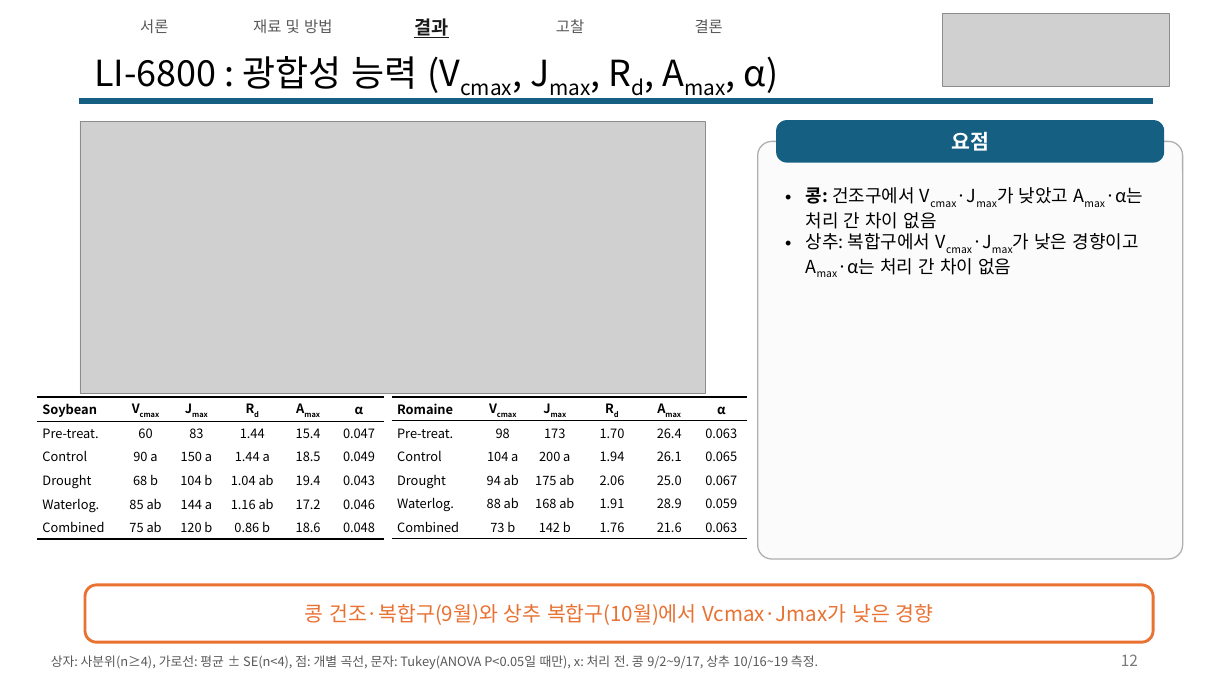
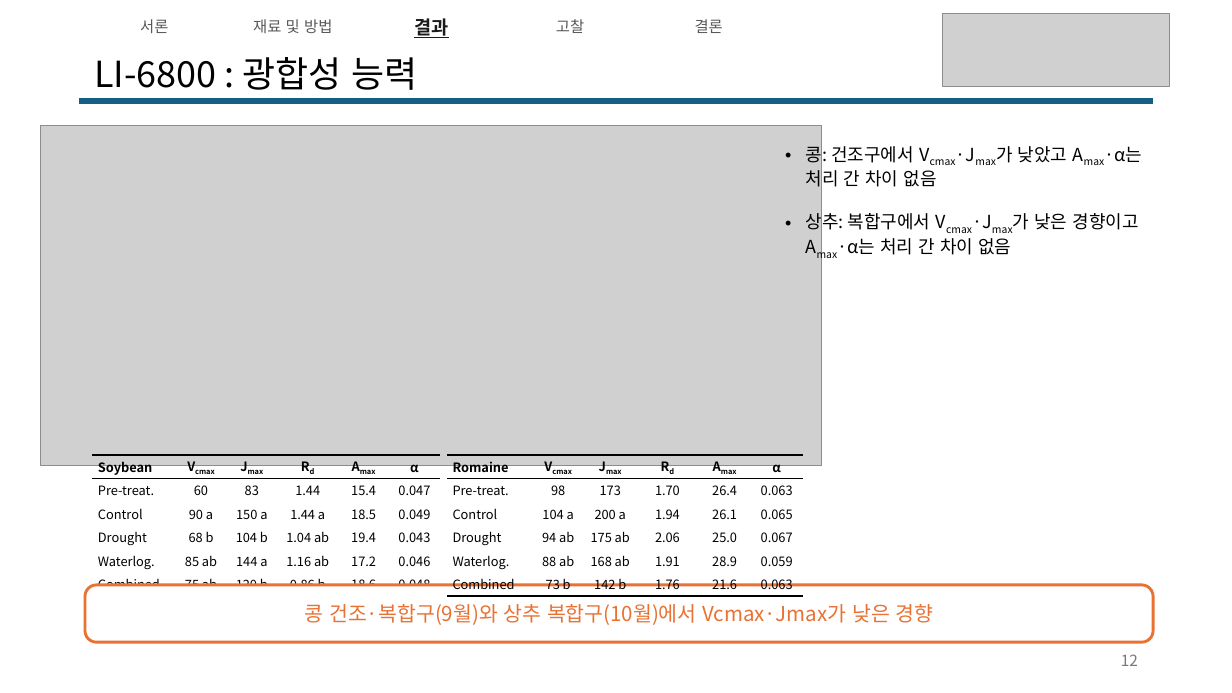
Before and after one commit to YunJM20/-, a slide deck: slide 12 of 구두발표_콩vs로메인상추_v8.pptx. Drawn at 1232x693 pixels with LibreOffice and Linux fonts; fonts in the diff are those of the drawing; grey boxes stand for pictures. Boxes give left, top, right and bottom in pixels: in the first picture for what was removed or moved away, otherwise in the second. Text is boxed around its words. In the diff, an @@ line names an element or a change of style, - is before the commit and + after.

```diff
--- a/구두발표_콩vs로메인상추_v8.pptx
+++ b/구두발표_콩vs로메인상추_v8.pptx
@@ title at bbox=[94, 57, 417, 90]: text changed @@
-LI-6800 : 광합성 능력 (Vcmax, Jmax, Rd, Amax, α)
+LI-6800 : 광합성 능력
@@ picture: place and size @@
-picture at bbox=[80, 121, 706, 394]
+picture at bbox=[41, 126, 822, 466]
@@ rounded rectangle removed at bbox=[758, 141, 1183, 559] @@
@@ text "콩: 건조구에서 Vcmax·Jmax가 낮았고 Amax·α는 ...": place and size @@
-text "콩: 건조구에서 Vcmax·Jmax가 낮았고 Amax·α는 ..." at bbox=[806, 187, 1143, 275]
+text "콩: 건조구에서 Vcmax·Jmax가 낮았고 Amax·α는 ..." at bbox=[806, 142, 1142, 255]
@@ rounded rectangle removed at bbox=[776, 120, 1165, 163] @@
-요점
@@ text at bbox=[806, 142, 1142, 191]: bold off in "콩:" @@
@@ table: place and size @@
-table at bbox=[37, 397, 384, 539]
+table at bbox=[92, 455, 440, 596]
@@ table: place and size @@
-table at bbox=[392, 397, 747, 539]
+table at bbox=[447, 455, 802, 596]
@@ text removed at bbox=[51, 655, 818, 669] @@
-상자: 사분위(n≥4), 가로선: 평균 ± SE(n<4), 점: 개별 곡선, 문자: Tukey(ANOVA P<0.05일 때만), x: 처리 전. 콩 9/2~9/17, 상추 10/16~19 측정.
```
Also in this commit, not shown: 14 other slides changed.
